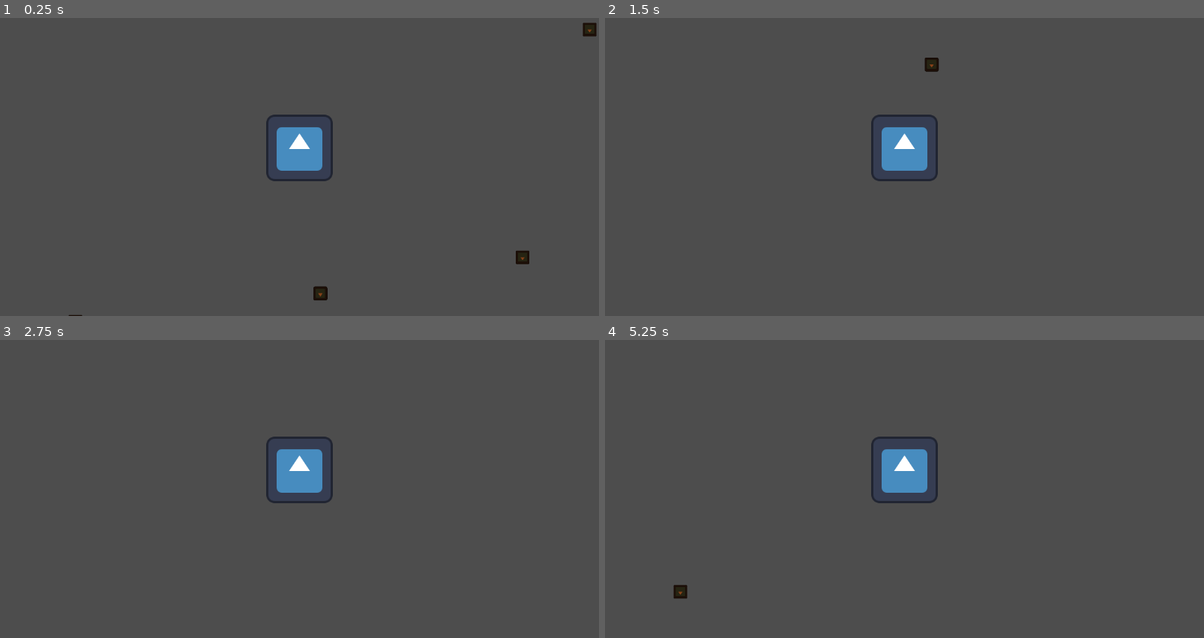
Above: before the commit, frames 1-4 (two rows, left to right).
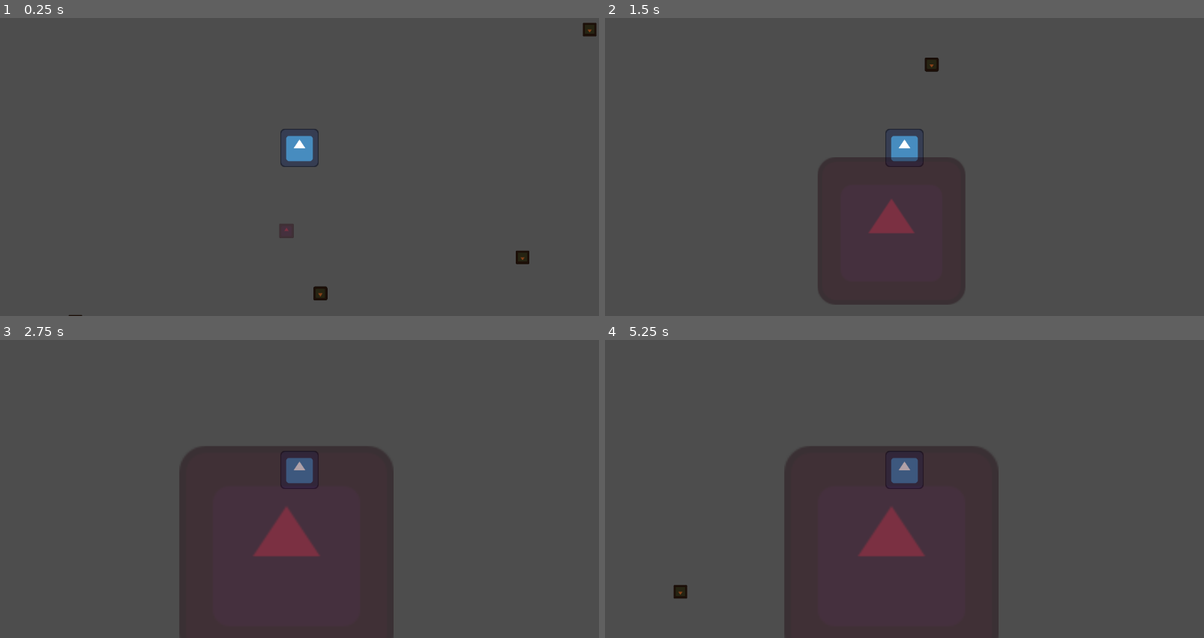
Above: after the commit, the same moments.

Repository: Lu-ni/upsi-jam-6
Game: Godot game, scene res://scenes/MainScene.tscn
Two runs of this game, one before a commit and one after it. Both use one fixed random seed, a clock stepped at 60 frames per second and the inputs below. The engine's default icon, where the game draws it, is replaced by a stand-in: a white triangle on a blue panel in a dark square.
Inputs:
- Up to frame 1 (0.25 s): no input
- Up to frame 2 (1.5 s): hold Right (ui_right) 0.53-1.28 s; hold Down (ui_down) from 1.28 s (still down)
- Up to frame 3 (2.75 s): tap Enter at 2 s; release Down (ui_down) at 2.03 s; hold Right (ui_right) from 2.03 s (still down)
- Up to frame 4 (5.25 s): tap Space at 2.75, 4.25 s; release Right (ui_right) at 2.78 s; hold W (ui_up) 2.78-3.53 s; tap Enter at 3.5, 5 s; hold Left (ui_left) 3.53-5.03 s; hold Down (ui_down) from 5.03 s (still down)

The runs differ from the first frame. In frame 1, 1.2% of the frame differs, in the area x 44-56%, y 32-74%; in frame 2, 13%; in frame 3, 23%, in the area x 30-66%, y 32-100%; in frame 4, 23%.

Commit message:
Signal example with pickups n HUD

Diff:
--- a/globals/ResourceList.gd
+++ b/globals/ResourceList.gd
@@ -1,12 +1,14 @@
 extends Node
 
-# EXAMPLES
-var hud: PackedScene
-var menu: PackedScene
-var world: PackedScene
-var pause_menu: PackedScene
+# EXAMPLES (Maybe replace Node type with class later?)
+var hud: Node
+var menu: Node
+var world: Node
+var pause_menu: Node
+var initialized: bool = false
 
-# Called when the node enters the scene tree for the first time.
-func _ready() -> void:
-	# hud = load("res://scenes/hud.tscn")
-	pass
+func _process(delta: float) -> void:
+	if not initialized:
+		hud = load("res://scenes/hud.tscn").instantiate()
+		get_tree().root.add_child(hud)
+		initialized = true
--- /dev/null
+++ b/scenes/HUD.tscn
@@ -0,0 +1,13 @@
+[gd_scene format=3 uid="uid://debrquvelar6f"]
+
+[ext_resource type="Script" uid="uid://7egxrwvyqgyn" path="res://scripts/hud.gd" id="1_fls4u"]
+[ext_resource type="Texture2D" uid="uid://t17t3iqkesbp" path="res://icon.svg" id="1_qpvh6"]
+
+[node name="Hud" type="CanvasLayer" unique_id=1218645215]
+script = ExtResource("1_fls4u")
+
+[node name="Sprite2D" type="Sprite2D" parent="." unique_id=257191941]
+modulate = Color(0.8, 0, 0.1882353, 0.36862746)
+position = Vector2(551, 484)
+scale = Vector2(0.225, 0.225)
+texture = ExtResource("1_qpvh6")
--- a/scenes/Player.tscn
+++ b/scenes/Player.tscn
@@ -8,6 +8,7 @@
 speed = 500.0
 
 [node name="Sprite2D" type="Sprite2D" parent="." unique_id=1115957019]
+scale = Vector2(0.58, 0.58)
 texture = ExtResource("2_3li8b")
 
 [node name="Camera2D" type="Camera2D" parent="." unique_id=1720887917]
--- a/scripts/drop.gd
+++ b/scripts/drop.gd
@@ -48,4 +48,5 @@
 
 func give_player_loot():
 	print("Woohoo yioppieeei didee dooo da you got loota ma masn")
+	Signals.pick_up.emit()
 	queue_free()
--- /dev/null
+++ b/scripts/hud.gd
@@ -0,0 +1,8 @@
+extends CanvasLayer
+
+func _ready() -> void:
+	Signals.pick_up.connect(SKABALADAN)
+
+
+func SKABALADAN():
+	$Sprite2D.scale += Vector2(1,1)
Not shown, added: scripts/hud.gd.uid
